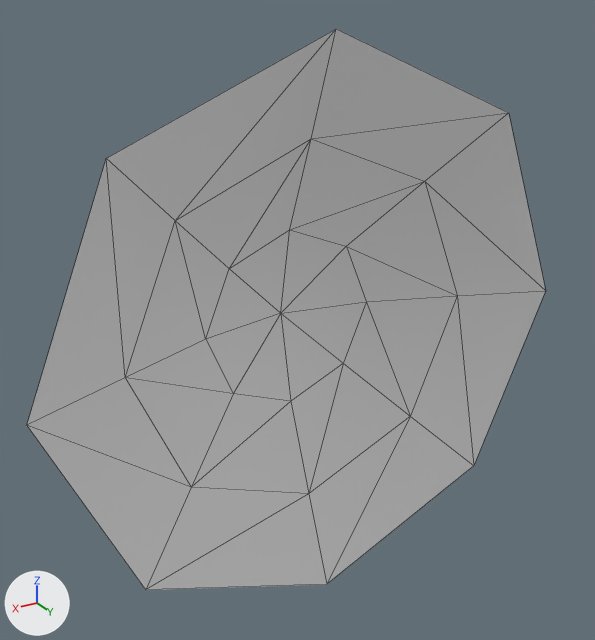
What one commit did to the OBJ model Model/simple_circle.obj.
Before and after are seen from a 50 mm camera at (6.21, 9.37, 5.24) aimed at (0.16, -0.7, 0.21). The lights are fixed; the arrows at lower left show +X, +Y and +Z. The older version comes first. Mesh edges are drawn as thin lines. Where no turn or scale is listed for an object, it has been applied to the vertices.

The first picture shows 'simple_circle'.
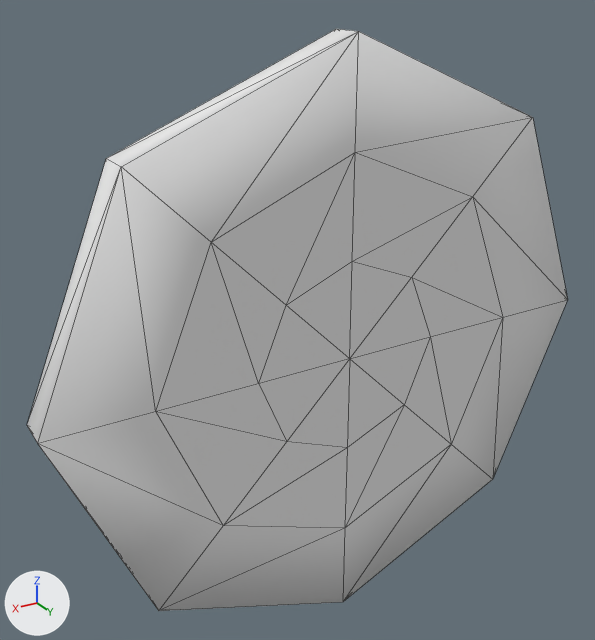
Commit message: Create closed volume meshes for simple dome models

Boxes [x1, y1, x2, y2] around the edits, measured in the pictures (595 x 640 px):
'simple_circle', reshaped
    before: [27, 29, 546, 590]
    after: [27, 29, 568, 611]
part 1 of me_simple_circle, added
    after: [27, 29, 568, 611]

Patch to the scene script:
```diff
--- a/Model/simple_circle.obj.py
+++ b/Model/simple_circle.obj.py
@@ mat_7 @@
+mat_7 = principled_material('7')
+mat_7.base_color = (0.8, 0.8, 0.8)  # white #e7e7e7
+mat_7.roughness = 1.0
@@ me_simple_circle @@
 # used by ob_simple_circle; location = (0.0, 0.0, 0.0)
-me_simple_circle.from_pydata(...)  # 25 vertices, 40 faces; spans x -4.5..4.5, y -1.5..0.0, z -4.5..4.5
+me_simple_circle.from_pydata(...)  # 50 vertices, 96 faces; spans x -4.5..4.5, y -1.5..0.5, z -4.5..4.5
+# me_simple_circle part 1
+# 17 vertices are added at x -3.0..3.0, y 0.5, z -3.0..3.0
+# 8 new vertices lie (0.0, 0.5, 0.0) away from vertices in x -4.5..4.5, y 0.0, z -4.5..4.5
+# 40 new faces join them, mat_7 (white #e7e7e7)
+# 16 new faces join them, mat_1 (white #e7e7e7)
 me_simple_circle.materials.append(mat_0)
 me_simple_circle.materials.append(mat_1)
+me_simple_circle.materials.append(mat_7)  # white #e7e7e7
```
